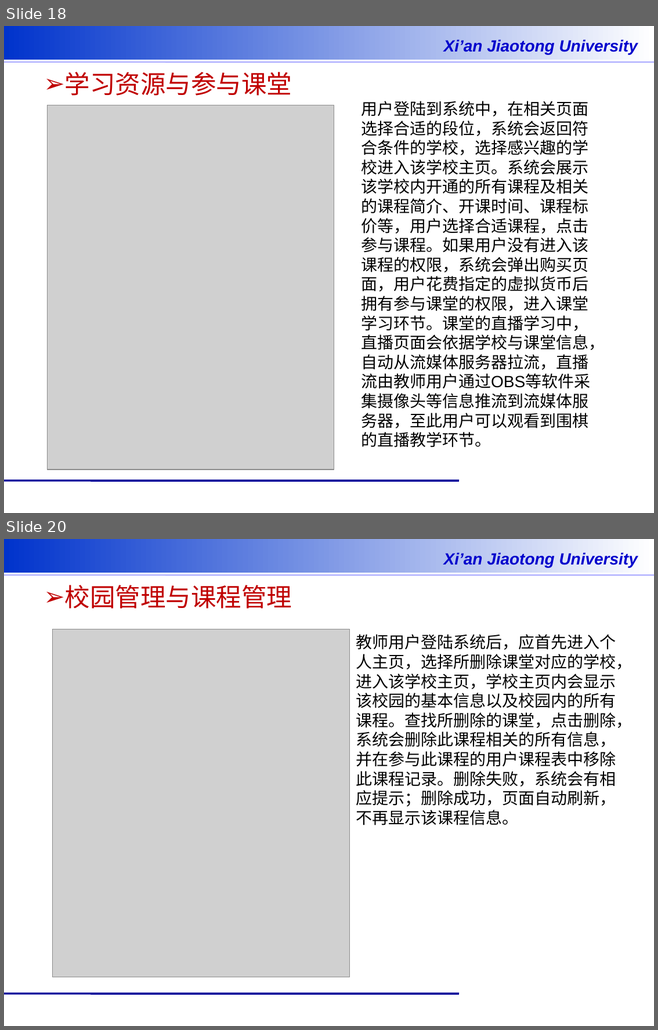
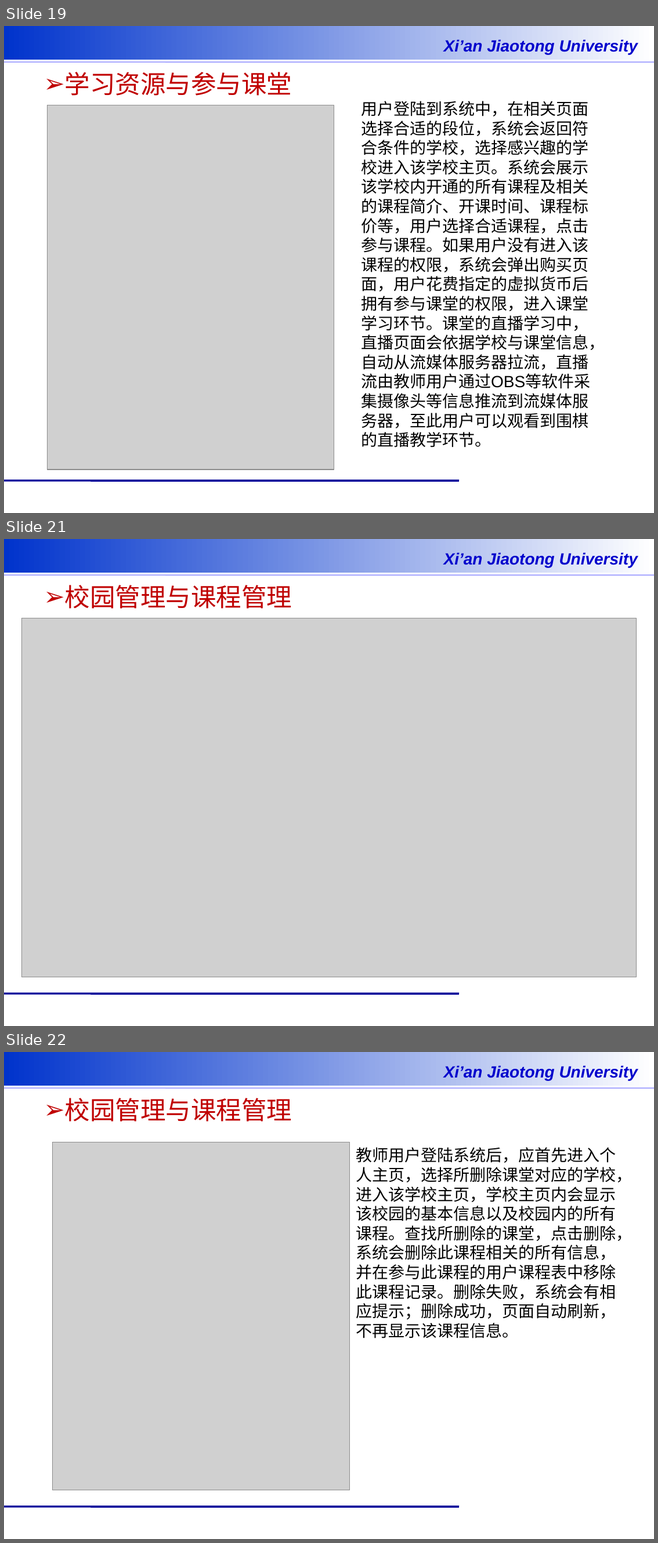
Before and after one commit to loading21th/thesis, a slide deck: 相关材料/李尧-答辩.pptx. Shown one above the other, each under a label of ours: slides 18 and 20 before the commit, slides 19, 21 and 22 after it; the slides between them are not shown. The pictures are 658x1030 and 658x1543 pixels, drawn with LibreOffice and Linux fonts; fonts in the diff are those of the drawing; grey boxes stand for pictures; background and template pictures are left out. Boxes give left, top, right and bottom in pixels: in the first picture for what was removed or moved away, otherwise in the second. Text is boxed around its words. In the diff, an @@ line names an element or a change of style, - is before the commit and + after.

```diff
--- a/相关材料/李尧-答辩.pptx
+++ b/相关材料/李尧-答辩.pptx
@@ slide 21 added at [4,539,654,1026], background #FFFFFF; not listed: 4 template elements that a slide beside it also shows @@
@@ title added at [65,585,292,609], 28 pt, text #C00000 @@
+➢ 校园管理与课程管理
@@ picture added at [21,618,636,977] @@
@@ what was slide 18 is now slide 19 @@
@@ what was slide 20 is now slide 22 @@
```
Also in this commit, not shown: 6 slides changed, 1 other slide added, 5 other files.
